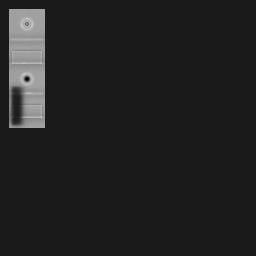
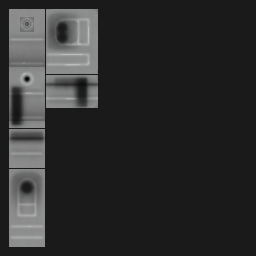
Comparing the layer stacks of the two 256 x 256 images. Changes:
painted on "ao 2" over (x1=8, y1=9, x2=99, y2=241)
painted on "ao 1" over (x1=8, y1=10, x2=98, y2=236)
added layer "gradient" (20%) in group "basic_rcs" over (x1=9, y1=17, x2=45, y2=121)
added layer "low 2" in group "basic_rcs" over (x1=8, y1=76, x2=99, y2=147)
added layer "low 1" in group "basic_rcs" over (x1=8, y1=81, x2=98, y2=142)
painted on "high 2" over (x1=21, y1=18, x2=90, y2=227)
painted on "high 1" over (x1=9, y1=16, x2=98, y2=241)
painted on "grime 1" over (x1=8, y1=9, x2=99, y2=218)
painted on "wear" over (x1=9, y1=9, x2=98, y2=247)
painted on "b" over (x1=9, y1=9, x2=98, y2=247)
